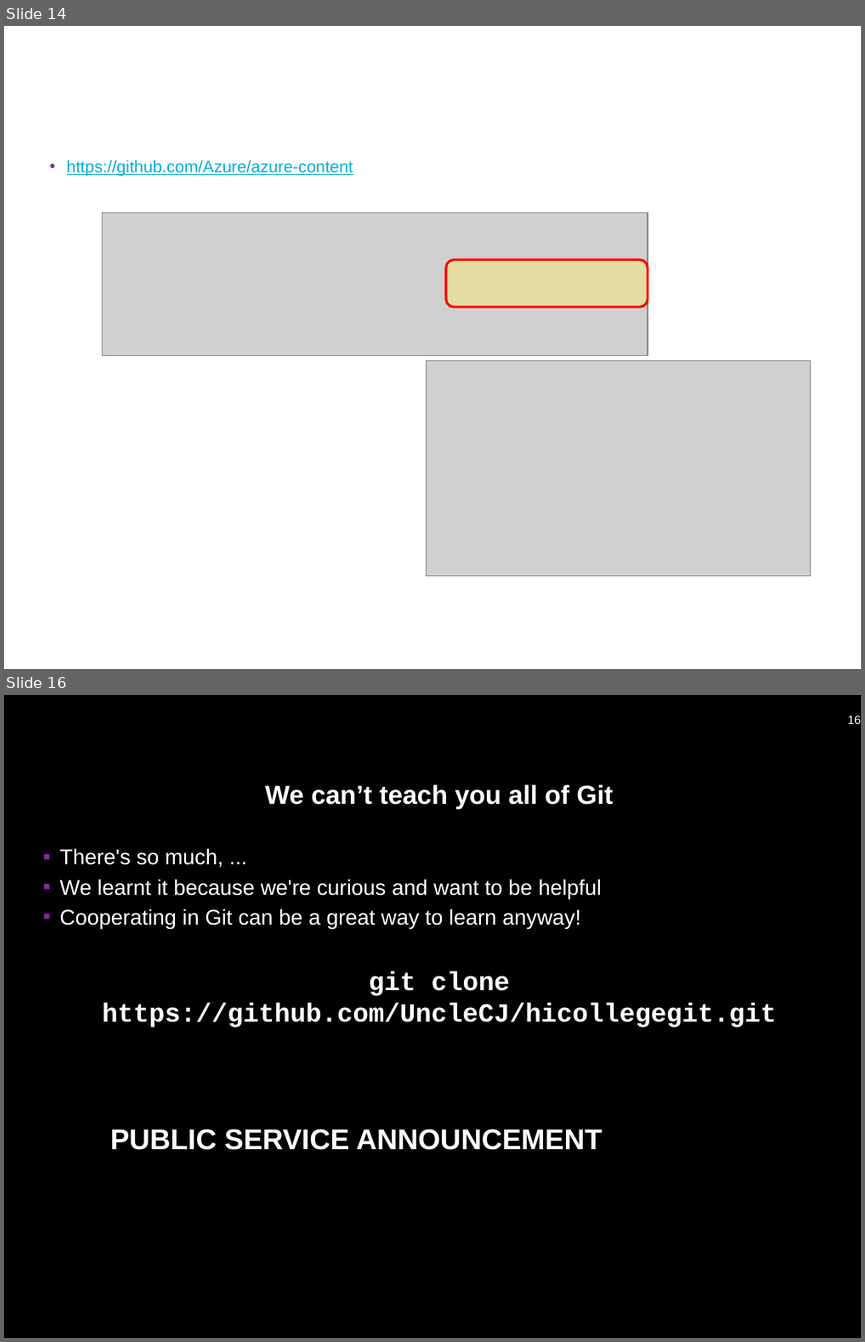
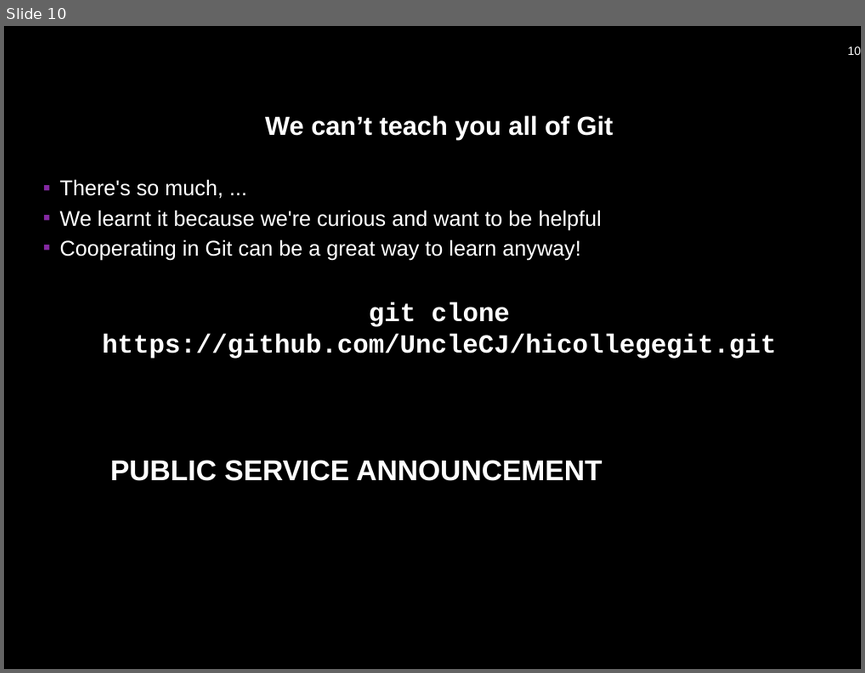
Before and after one commit to UncleCJ/hicollegegit, a slide deck: Git-introduktion_Hermods_HiQ.pptx. Shown one above the other, each under a label of ours: slides 14 and 16 before the commit, slide 10 after it; the slides between them are not shown. The pictures are 865x1342 and 865x673 pixels, drawn with LibreOffice and Linux fonts; fonts in the diff are those of the drawing; grey boxes stand for pictures; background and template pictures are left out. Boxes give left, top, right and bottom in pixels: in the first picture for what was removed or moved away, otherwise in the second. Text is boxed around its words. In the diff, an @@ line names an element or a change of style, - is before the commit and + after.

Commit message:
Feeling good about this presentation now :-)
Amended: Ooops, compressed images too now

```diff
--- a/Git-introduktion_Hermods_HiQ.pptx
+++ b/Git-introduktion_Hermods_HiQ.pptx
@@ slide 14 removed at <box>4,26,861,669</box>, background #FFFFFF @@
@@ page number removed at <box>817,44,844,70</box> @@
-14
@@ text removed at <box>67,159,353,176</box> @@
-• https://github.com/Azure/azure-content
@@ picture removed at <box>102,213,647,356</box> @@
@@ rounded rectangle removed at <box>446,260,647,307</box> @@
@@ picture removed at <box>426,361,811,576</box> @@
@@ what was slide 16 is now slide 10 @@
@@ page number at <box>847,46,861,55</box>: text changed @@
-16
+10
```
Also in this commit, not shown: 12 slides changed, 3 slides added.
